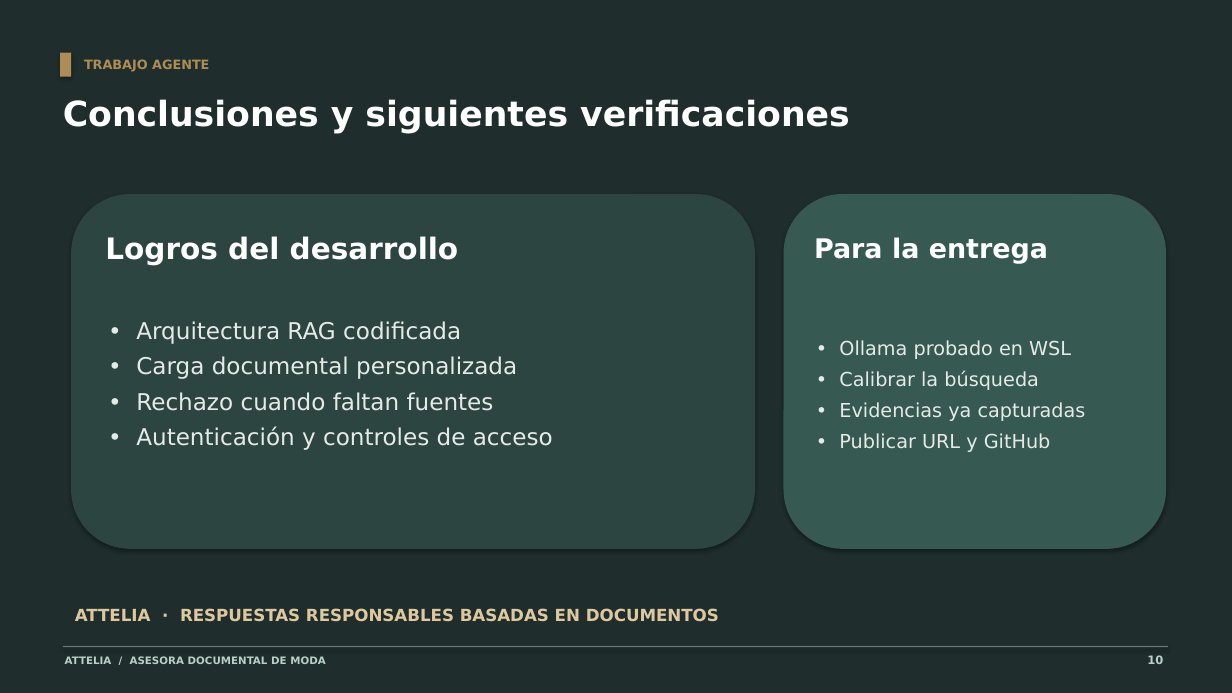
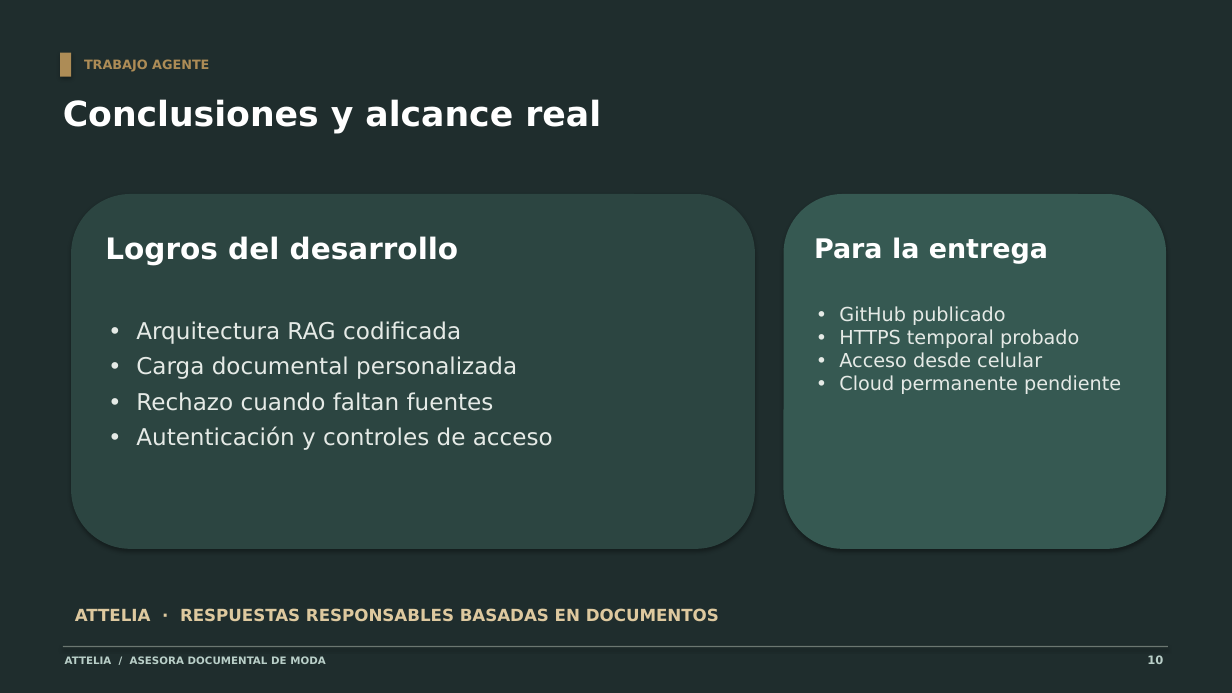
Before and after one commit to mefaHurtado/attelia-ia, a slide deck: slide 12 of docs/presentacion.pptx (slide 11 before the commit). Drawn at 1232x693 pixels with LibreOffice and Linux fonts; fonts in the diff are those of the drawing. Boxes give left, top, right and bottom in pixels: in the first picture for what was removed or moved away, otherwise in the second. Text is boxed around its words. In the diff, an @@ line names an element or a change of style, - is before the commit and + after.

```diff
--- a/docs/presentacion.pptx
+++ b/docs/presentacion.pptx
@@ text at [63, 99, 601, 133]: text changed @@
-Conclusiones y siguientes verificaciones
+Conclusiones y alcance real
@@ text at [839, 306, 1121, 394]: text changed @@
-• Ollama probado en WSL
-• Calibrar la búsqueda
-• Evidencias ya capturadas
-• Publicar URL y GitHub
+• GitHub publicado
+• HTTPS temporal probado
+• Acceso desde celular
+• Cloud permanente pendiente
```
Also in this commit, not shown: 3 other slides changed, 1 slide added, 4 other files.
